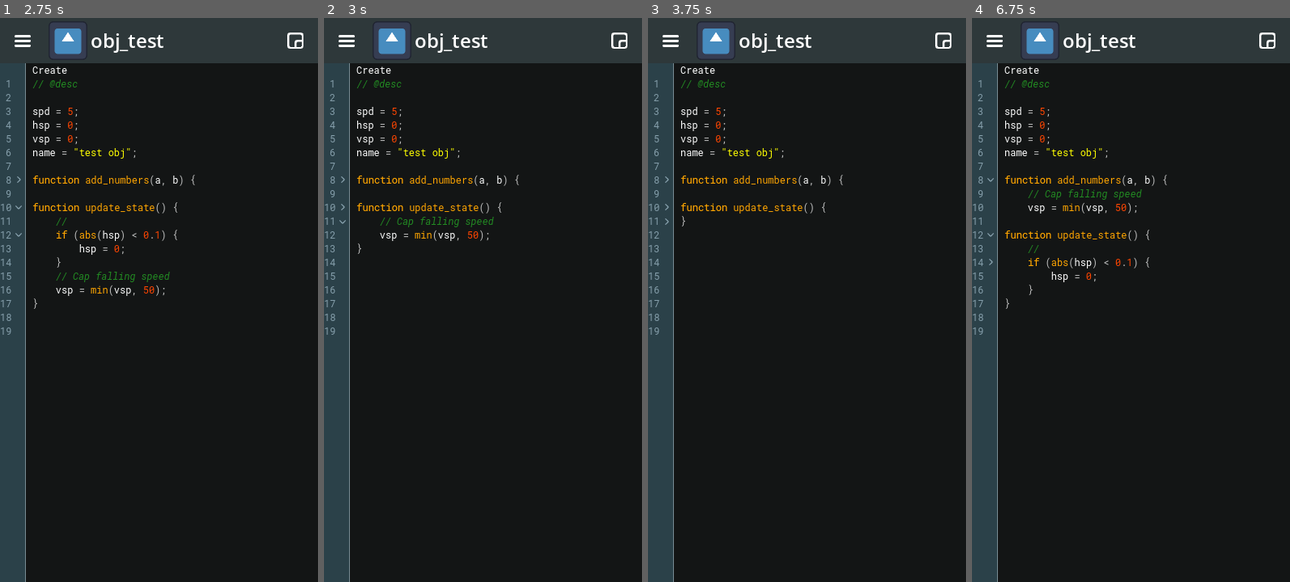
Above: before the commit, frames 1-4 (left to right).
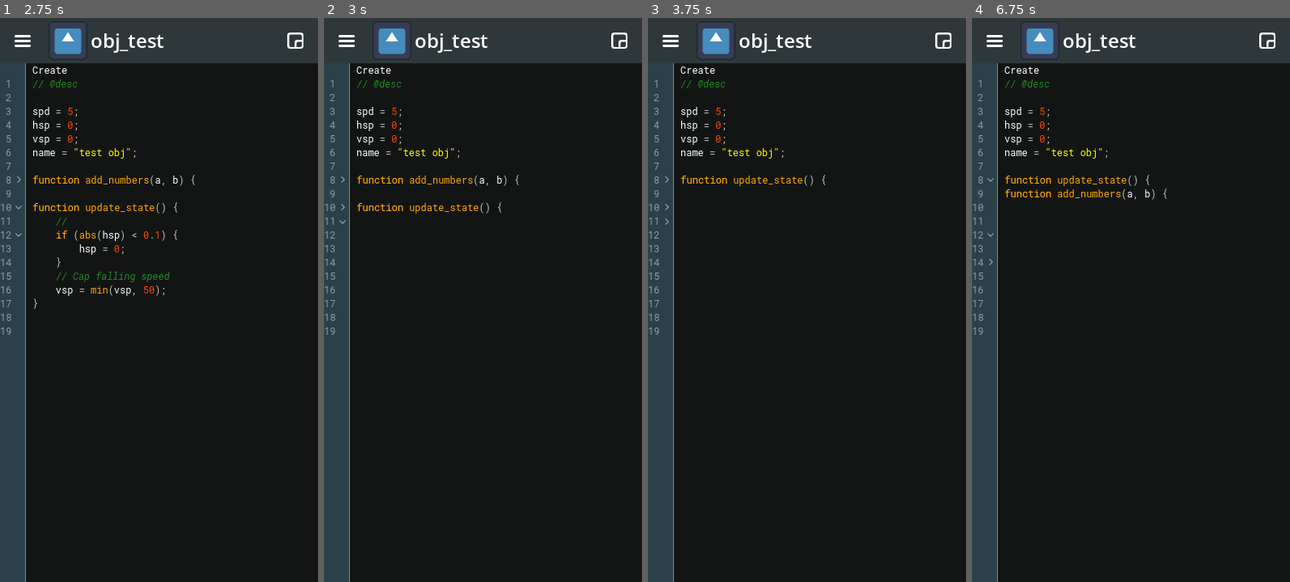
Above: after the commit, the same moments.

Repository: brenioks/DroidMakerUI
Game: Godot game, scene res://workplace.tscn
Two runs of this game, one before a commit and one after it. Both use one fixed random seed, a clock stepped at 60 frames per second and the inputs below. The engine's default icon, where the game draws it, is replaced by a stand-in: a white triangle on a blue panel in a dark square.
Inputs (mouse positions are in pixels of both pictures, inside the frame that each line leads up to):
- Up to frame 1 (2.75 s): click (22, 40) at 0.5 s; click (295, 40) at 1.25 s; click (19, 181) at 2 s
- Up to frame 2 (3 s): click (343, 209) at 2.75 s
- Up to frame 3 (3.75 s): click (667, 221) at 3.5 s
- Up to frame 4 (6.75 s): click (994, 40) at 4.25 s; click (1267, 40) at 5 s; click (991, 181) at 5.75 s; click (991, 232) at 6.5 s

Frame 1 is identical in both runs. In frame 2, 0.3% of the frame differs, in the area x 10-54%, y 35-42%; in frame 3, 0.5%; in frame 4, 1.2%, in the area x 10-62%, y 27-52%.

Commit message:
Fixed open brackets using a wrong pair

Diff:
--- a/CodeEditor/gutter/gutter.gd
+++ b/CodeEditor/gutter/gutter.gd
@@ -73,10 +73,17 @@
 			print("didnt find a open bracket")
 			continue
 
+		var skip_closing_counter = 0
 		for j in range(i, splitted_source.size()):
 			var closing_line = splitted_source[j]
+			if closing_line.contains("{"):
+				skip_closing_counter += 1
 			if not closing_line.contains("}"):
 				print("didnt find a closing bracket for this opening one")
+				continue
+
+			if skip_closing_counter > 1:
+				skip_closing_counter -= 1
 				continue
 			var openbracket_line = i
 			var closebracket_line = j
